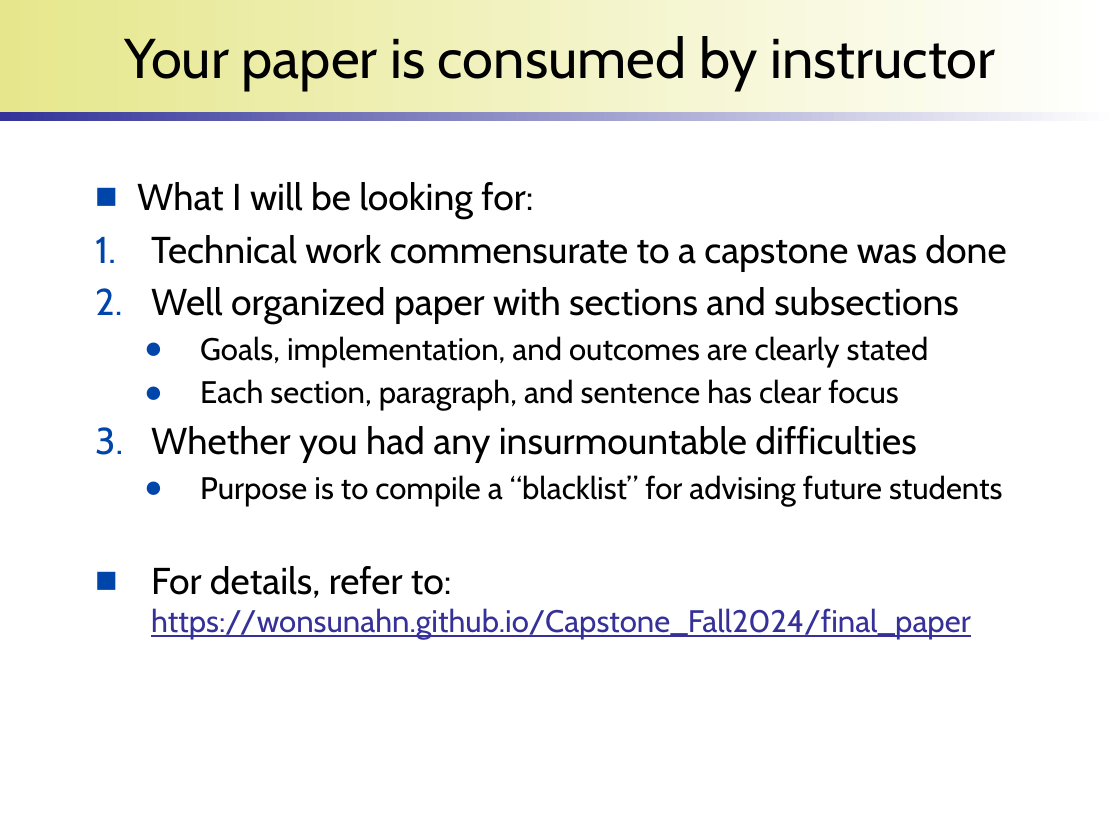
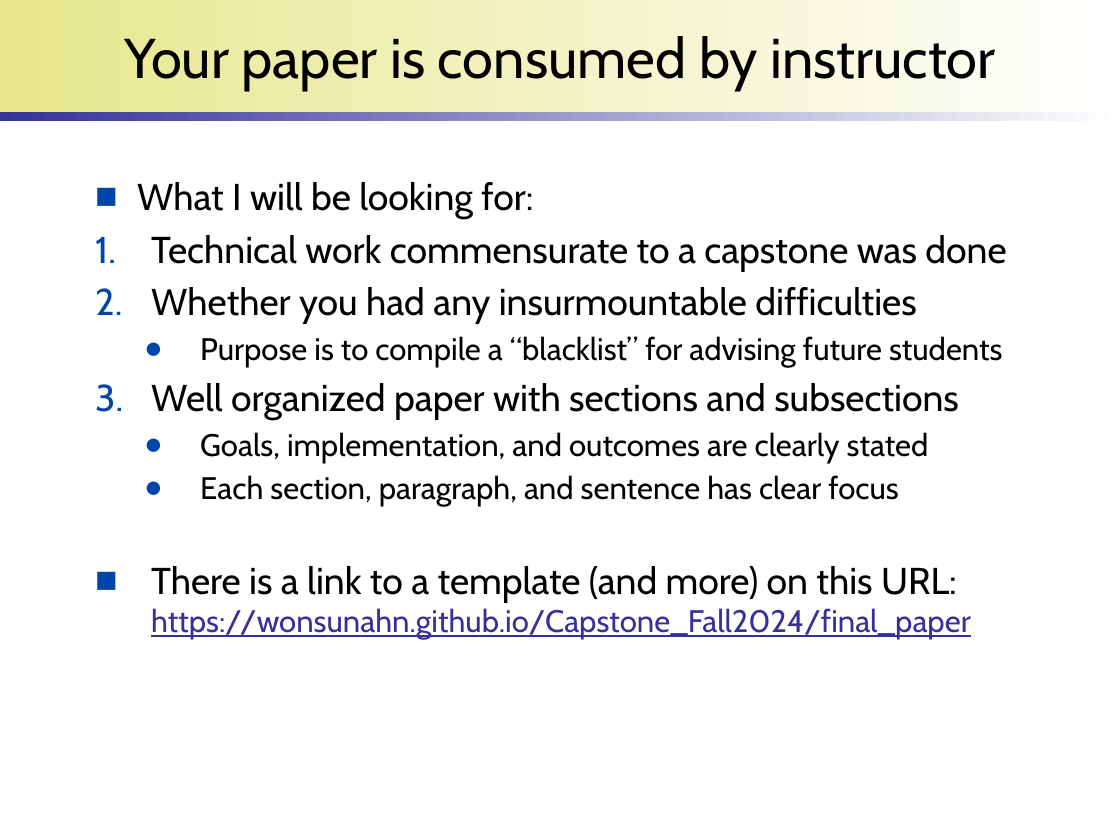
Before and after one commit to wonsunahn/Capstone_Fall2024, a slide deck: slide 4 of lectures/introduction-internship.pptx. Drawn at 1120x840 pixels with LibreOffice and Linux fonts; fonts in the diff are those of the drawing; background and template pictures are left out. Boxes give left, top, right and bottom in pixels: in the first picture for what was removed or moved away, otherwise in the second. Text is boxed around its words. In the diff, an @@ line names an element or a change of style, - is before the commit and + after.

```diff
--- a/lectures/introduction-internship.pptx
+++ b/lectures/introduction-internship.pptx
@@ text at box(151, 287, 1003, 367): paragraphs added @@
+2. Whether you had any insurmountable difficulties
+  ● Purpose is to compile a “blacklist” for advising future students
@@ text at box(151, 566, 971, 640): text changed; text colour #000000 to #363099 @@
-3. Whether you had any insurmountable difficulties
-  ● Purpose is to compile a “blacklist” for advising future students
-■ For details, refer to:
-  https://wonsunahn.github.io/Capstone_Fall2024/final_paper
+■ There is a link to a template (and more) on this URL:
+  https://wonsunahn.github.io/Capstone_Fall2024/final_paper
```
Also in this commit, not shown: 3 other slides changed.
